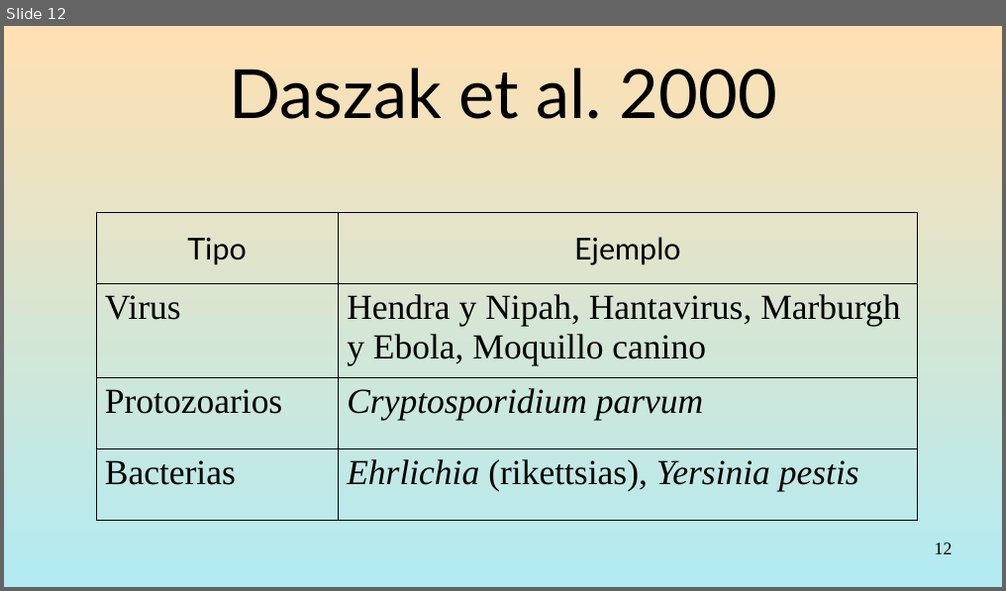
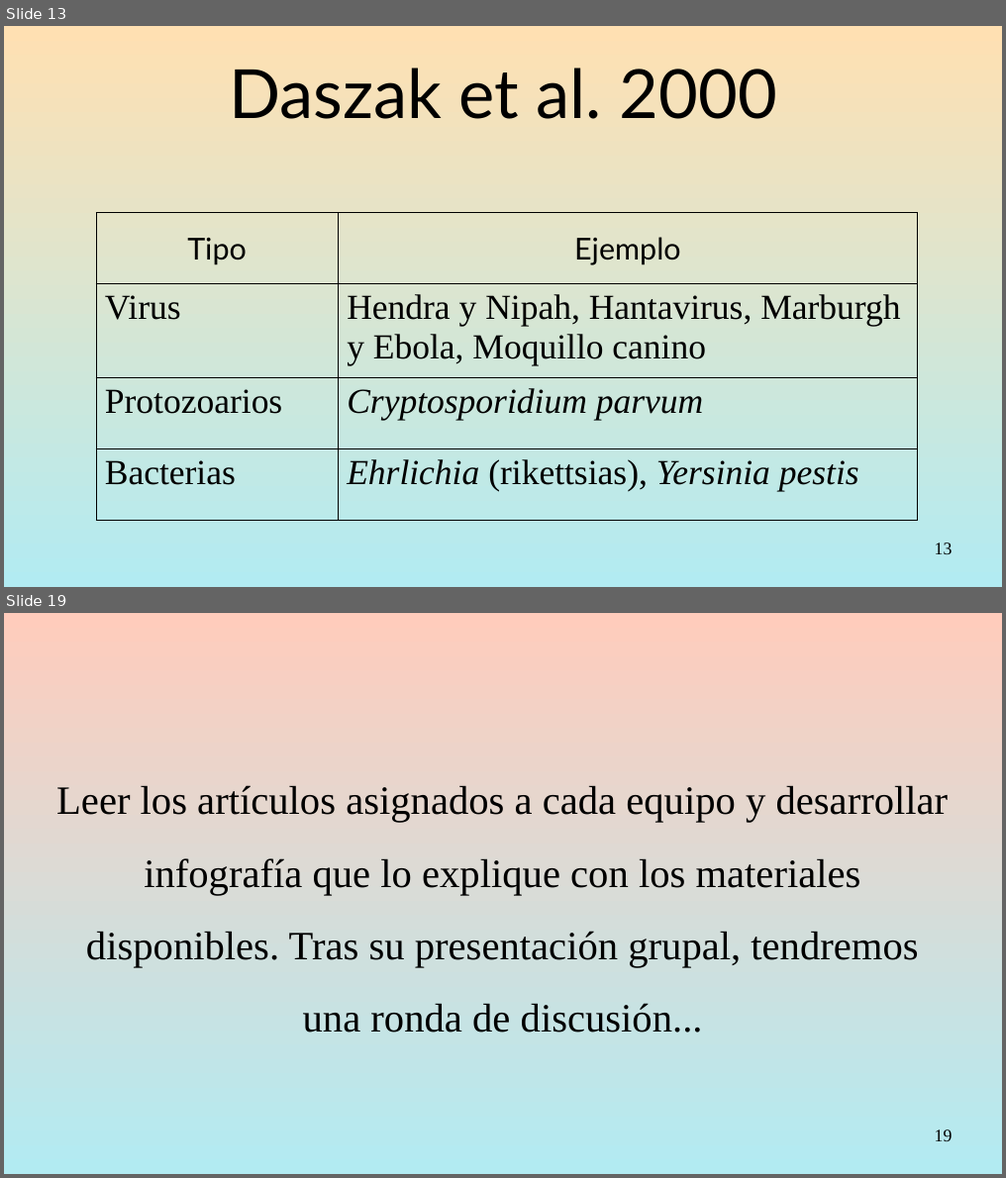
Before and after one commit to gerardommc/Medicina-Cons, a slide deck: Emergentes.odp. Shown one above the other, each under a label of ours: slide 12 before the commit, slides 13 and 19 after it; the slides between them are not shown. The pictures are 1006x591 and 1006x1178 pixels, drawn with LibreOffice and Linux fonts; fonts in the diff are those of the drawing. Boxes give left, top, right and bottom in pixels: in the first picture for what was removed or moved away, otherwise in the second. Text is boxed around its words. In the diff, an @@ line names an element or a change of style, - is before the commit and + after.

```diff
--- a/Emergentes.odp
+++ b/Emergentes.odp
@@ slide 19 added at (4, 613, 1002, 1174), background gradient #FFCCBC to #B2EBF2 @@
@@ subtitle added at (56, 785, 948, 1033), 32 pt, text #000000 @@
+Leer los artículos asignados a cada equipo y desarrollar infografía que lo explique con los materiales disponibles. Tras su presentación grupal, tendremos una ronda de discusión...
@@ page number added at (935, 1130, 952, 1142), 14 pt, text #000000 @@
+19
@@ what was slide 12 is now slide 13 @@
@@ page number at (935, 543, 952, 555): text changed @@
-12
+13
```
Also in this commit, not shown: 7 other slides added, 18 slides removed, 6 other files.
